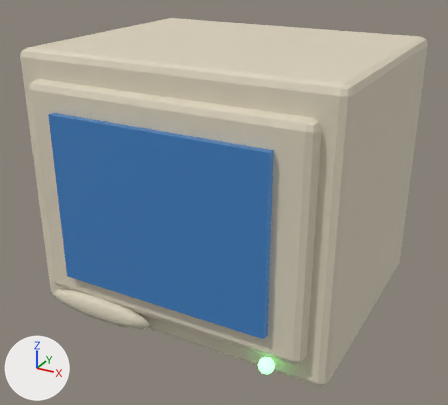
A saved change to the glTF model assets/models/computer.glb.
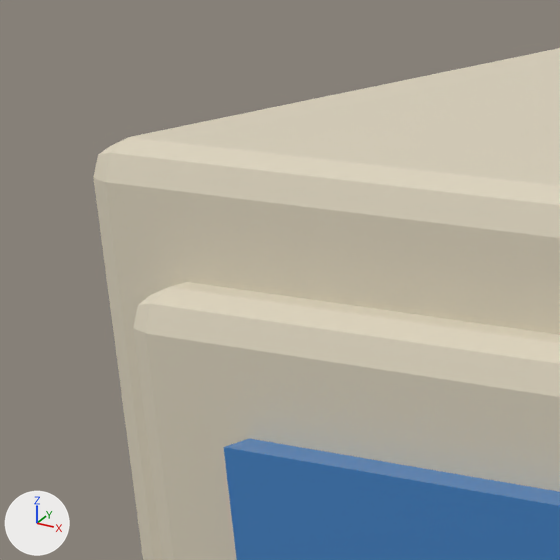
The first picture shows the older version from a camera (50 mm lens) standing at (0.452, -0.833, 0.596) and looking at (0.001, -0.013, 0.186). The close-ups show the older and then the newer version on the part from 0% to 27% of the width and 4% to 34% of the height of that picture. Only the edits that show in the close-ups are written down. The lights are fixed; the arrows at lower left show +X, +Y and +Z. Where no turn or scale is listed for an object, it has been applied to the vertices.

The first close-up shows 'bezel', 'body', 'screen'.
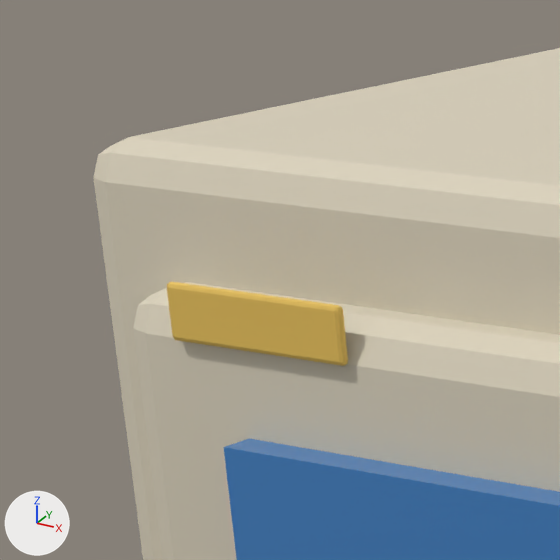
Where the newer file only moved an object's origin or applied its transform, the numbers keep the older frame.

Pixel boxes [x1, y1, x2, y2] of what changed, in the close-ups (560 x 560 px):
'brass-makers-plate', added (yellow)
    after: [167, 282, 348, 366]

The change, as a list of edits to the scene's bpy script:
```text
Add mat_ce8c15a:
    mat_ce8c15a = principled_material('ce8c15a')
    mat_ce8c15a.base_color = (0.807, 0.533, 0.102)  # yellow #e8c15a
    mat_ce8c15a.roughness = 0.7
Add me_brass_makers_plate:
    me_brass_makers_plate.from_pydata(...)  # 56 vertices, 108 faces; spans x -0.034..0.034, y -0.0015..0.0015, z -0.009..0.009
    me_brass_makers_plate.materials.append(mat_ce8c15a)  # yellow #e8c15a
Add ob_brass_makers_plate:
    ob_brass_makers_plate = bpy.data.objects.new('brass-makers-plate', me_brass_makers_plate)
    ob_brass_makers_plate.location = (-0.16, -0.202, 0.397)
```
